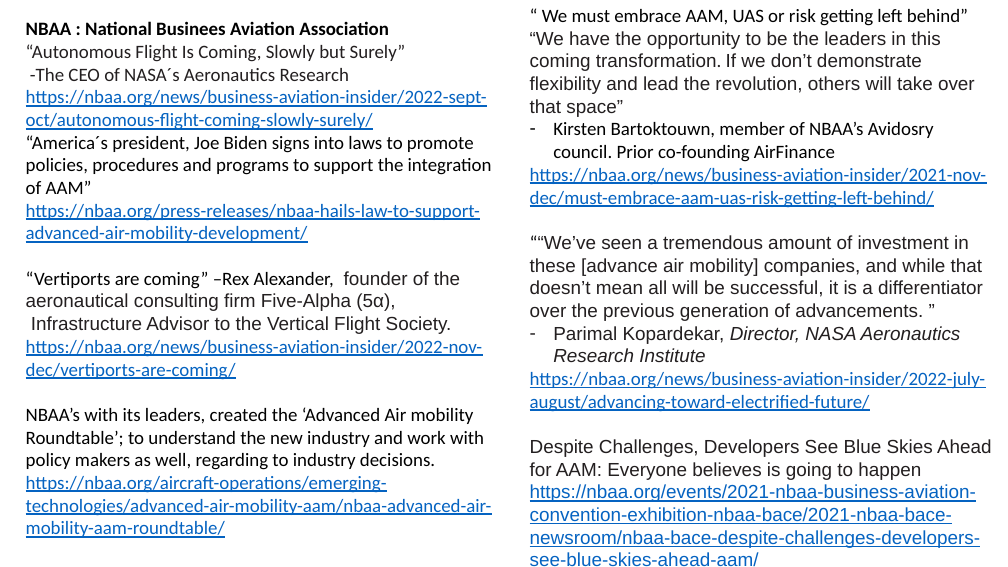
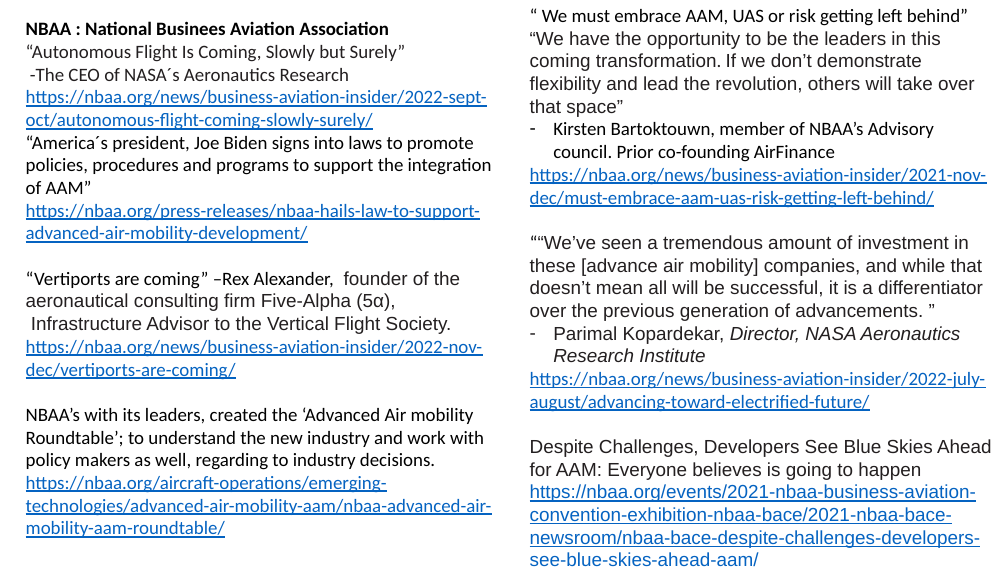
Before and after one commit to JhonatanSmith/Odinsa-informes, a slide deck: slide 1 of Informes/Tareas 1-11-22/Tarea 2/Tarea 2.pptm. Drawn at 1008x567 pixels with LibreOffice and Linux fonts; fonts in the diff are those of the drawing. Boxes give left, top, right and bottom in pixels: in the first picture for what was removed or moved away, otherwise in the second. Text is boxed around its words. In the diff, an @@ line names an element or a change of style, - is before the commit and + after.

```diff
--- a/Informes/Tareas 1-11-22/Tarea 2/Tarea 2.pptm
+++ b/Informes/Tareas 1-11-22/Tarea 2/Tarea 2.pptm
@@ text at (553,122,934,162): text changed @@
-– Kirsten Bartoktouwn, member of NBAA’s Avidosry council. Prior co-founding AirFinance
+– Kirsten Bartoktouwn, member of NBAA’s Advisory council. Prior co-founding AirFinance
```
Also in this commit, not shown: 2 other files.
